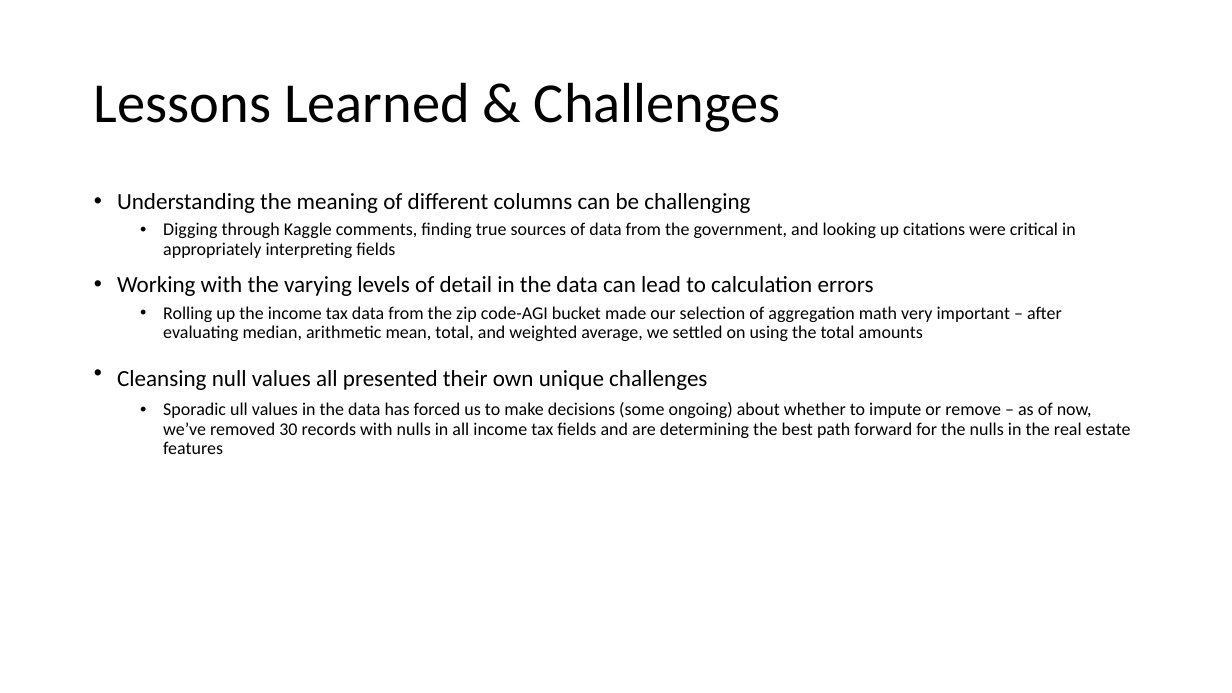
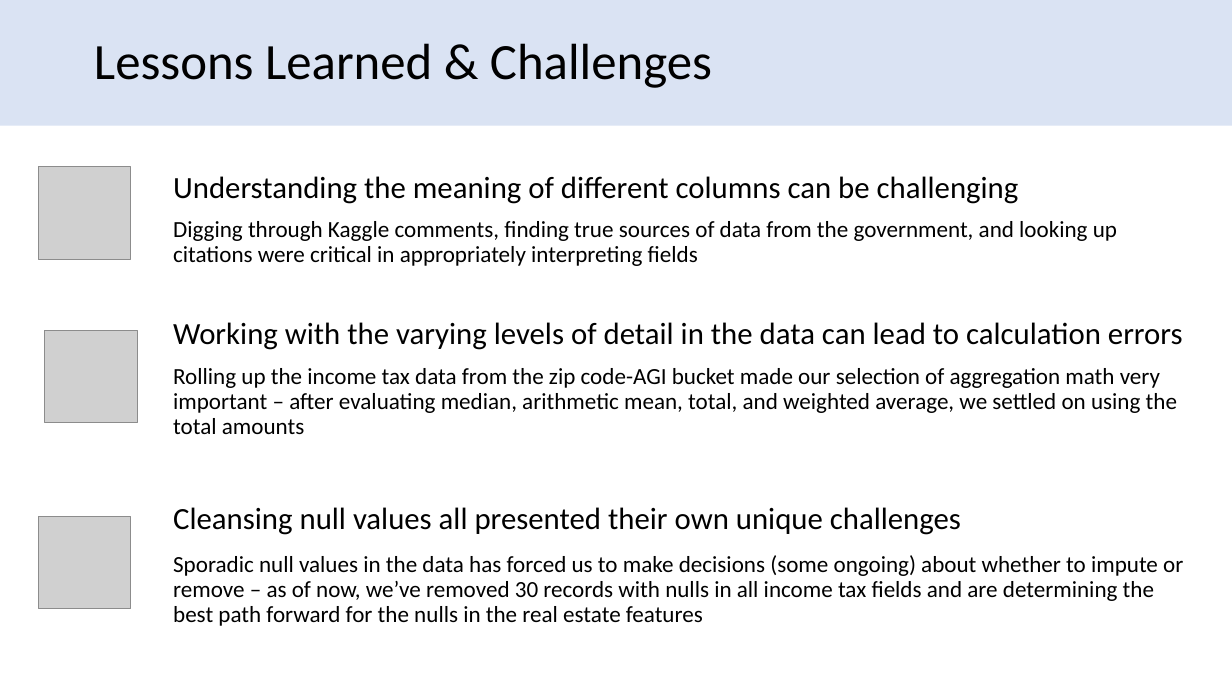
Before and after one commit to david-firrin/Real-Estate-Price-Prediction-With-Income-Tax-Data, a slide deck: slide 15 of Progress Presentation/team48progressreport.pptx. Drawn at 1232x693 pixels with LibreOffice and Linux fonts; fonts in the diff are those of the drawing; grey boxes stand for pictures. Boxes give left, top, right and bottom in pixels: in the first picture for what was removed or moved away, otherwise in the second. Text is boxed around its words. In the diff, an @@ line names an element or a change of style, - is before the commit and + after.

Commit message:
Updating progress presentation

```diff
--- a/Progress Presentation/team48progressreport.pptx
+++ b/Progress Presentation/team48progressreport.pptx
@@ rectangle added at <box>0,0,1232,126</box>, fill #DAE3F3 @@
@@ title "Lessons Learned & Challenges": place and size @@
-title "Lessons Learned & Challenges" at <box>94,82,781,132</box>
+title "Lessons Learned & Challenges" at <box>94,43,712,88</box>
@@ title "Lessons Learned & Challenges" at <box>94,43,712,88</box>: size 44 to 39.6 pt @@
@@ picture added at <box>39,167,131,260</box> @@
@@ text "Understanding the meaning of different ...": place and size @@
-text "Understanding the meaning of different ..." at <box>117,193,1131,454</box>
+text "Understanding the meaning of different ..." at <box>173,176,1183,626</box>
@@ text at <box>173,176,1183,535</box>: size 18 to 24 pt in "Understanding the meaning of different columns can ...", "Working with the varying levels of detail ...", "Cleansing null values all presented their own ..."; size 14 to 18 pt in "Digging through Kaggle comments, finding true sources ...", "Rolling up the income tax data from ..."; bullet • to none; list level 2 to 1 in "Digging through Kaggle comments, finding ..."; list level 2 to 1 in "Rolling up the income tax ..." @@
@@ picture added at <box>45,330,138,422</box> @@
@@ picture added at <box>39,517,131,609</box> @@
@@ text at <box>173,555,1183,626</box>: text changed; size 14 to 18 pt @@
-  • Sporadic ull values in the data has forced us to make decisions (some ongoing) about whether to impute or remove – as of now, we’ve removed 30 records with nulls in all income tax fields and are determining the best path forward for the nulls in the real estate features
+Sporadic null values in the data has forced us to make decisions (some ongoing) about whether to impute or remove – as of now, we’ve removed 30 records with nulls in all income tax fields and are determining the best path forward for the nulls in the real estate features
```
Also in this commit, not shown: 14 other slides changed, 1 other file.
